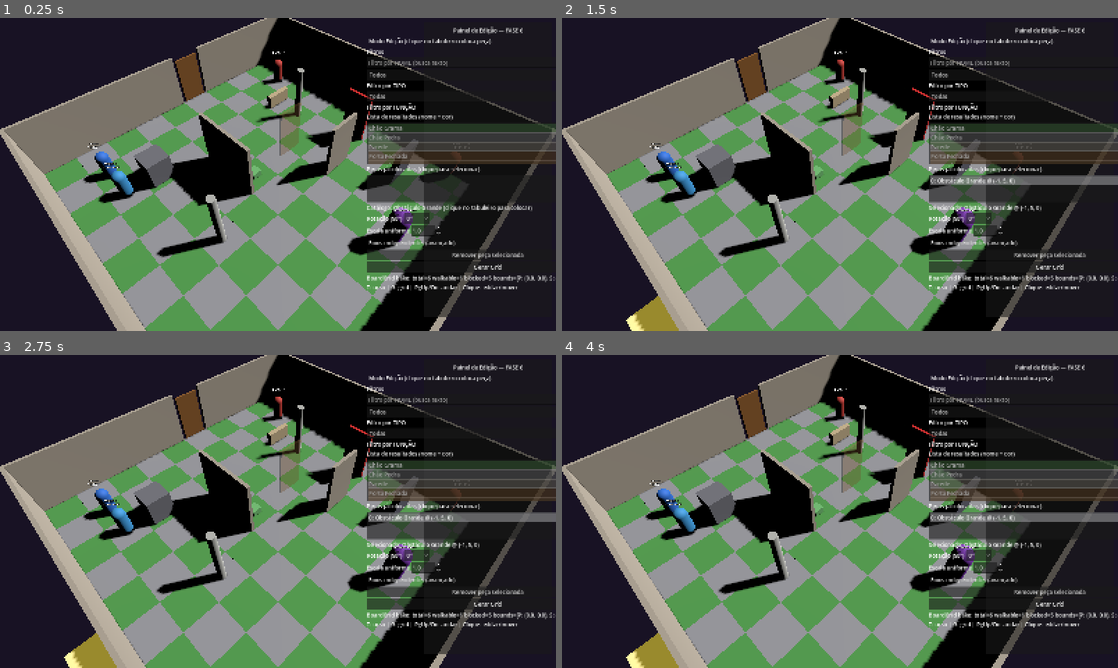
Above: before the commit, frames 1-4 (two rows, left to right).
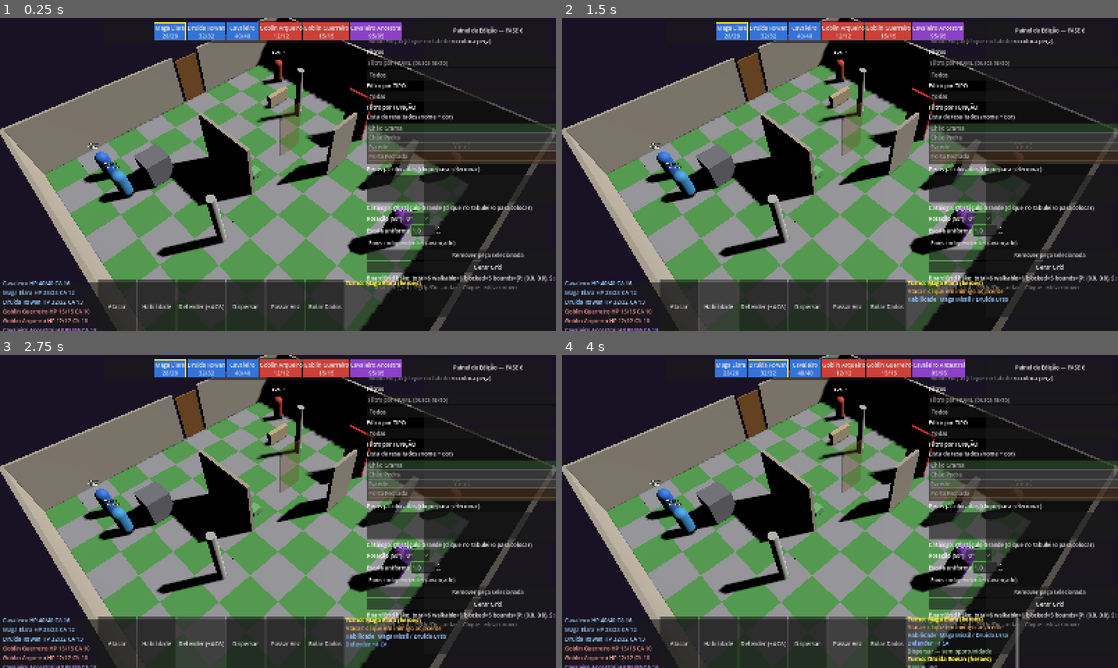
Above: after the commit, the same moments.

Repository: FalconiRod/Little-Sword
Game: Godot game, scene res://src/scenes/main.tscn
Two runs of this game, one before a commit and one after it. Both use one fixed random seed, a clock stepped at 60 frames per second and the inputs below.
Inputs (mouse positions are in pixels of both pictures, inside the frame that each line leads up to):
- Up to frame 1 (0.25 s): no input
- Up to frame 2 (1.5 s): click (678, 305) at 0.5 s, where only the run after the commit has a clickable "Atacar"; click (717, 305) at 1.25 s, where only the run after the commit has a clickable "Habilidade"
- Up to frame 3 (2.75 s): click (200, 642) at 2 s, where only the run after the commit has a clickable "Defender (+4 CA)"
- Up to frame 4 (4 s): click (806, 642) at 2.75 s, where only the run after the commit has a clickable "Dispersar"; click (845, 642) at 3.5 s, where only the run after the commit has a clickable "Passar Vez"

The runs differ from the first frame. In frame 1, 12% of the frame differs, in the area x 0-93%, y 0-100%; in frame 2, 14%; in frame 3, 14%; in frame 4, 15%, in the area x 0-100%, y 0-100%.

Commit message:
FASE 8 — Dice D4/D6/D8/D12/D20/D100 NdM+K + HUD ordem topo centro retratos clicaveis vitals acoes log dados popup

Diff:
--- a/src/autoload/dice_manager.gd
+++ b/src/autoload/dice_manager.gd
@@ -1,13 +1,39 @@
 extends Node
+
+signal roll_done(sides: int, result: int, is_crit: bool, is_fail: bool, label: String)
 
 func roll(sides: int) -> int:
 	return randi_range(1, sides)
 
-func roll_d6() -> int:
-	return roll(6)
+func roll_d4() -> int: return roll(4)
+func roll_d6() -> int: return roll(6)
+func roll_d8() -> int: return roll(8)
+func roll_d12() -> int: return roll(12)
+func roll_d20() -> int: return roll(20)
+func roll_d100() -> int: return roll(100)
+
+func roll_with_label(sides: int, label: String = "") -> Dictionary:
+	var r: int = roll(sides)
+	var is_crit: bool = (sides == 20 and r == 20)
+	var is_fail: bool = (sides == 20 and r == 1)
+	roll_done.emit(sides, r, is_crit, is_fail, label)
+	_show_popup(sides, r, is_crit, is_fail, label)
+	return {"roll": r, "crit": is_crit, "fail": is_fail}
+
+func _show_popup(sides: int, r: int, is_crit: bool, is_fail: bool, label: String) -> void:
+	var hud: Node = get_tree().get_first_node_in_group("hud") as Node
+	if hud and hud.has_method("show_dice"):
+		hud.call("show_dice", sides, r, is_crit, is_fail, label)
+	else:
+		# fallback: print
+		var txt: String = "D%d=%d %s" % [sides, r, label]
+		if is_crit:
+			txt += " CRIT!"
+		if is_fail:
+			txt += " FALHA!"
+		print("[Dice] ", txt)
 
 func hero_steps_from_roll(roll: int) -> int:
-	# 1-2 = 3 casas, 3-6 = 6 casas
 	if roll <= 2:
 		return 3
 	return 6
@@ -15,6 +41,7 @@
 func roll_hero_movement() -> Dictionary:
 	var r: int = roll_d6()
 	var steps: int = hero_steps_from_roll(r)
+	roll_with_label(6, "Movimento")
 	return {"roll": r, "steps": steps}
 
 func enemy_steps(definition: Resource) -> int:
@@ -23,7 +50,6 @@
 	return 4
 
 func parse_ndm(expr: String) -> Dictionary:
-	# "2d6+3" etc — simples
 	var s: String = expr.strip_edges().to_lower()
 	var parts: PackedStringArray = s.split("d")
 	if parts.size() != 2:
@@ -50,6 +76,11 @@
 	var m: int = d["m"] as int
 	var k: int = d["k"] as int
 	var total: int = k
+	var rolls: Array = []
 	for i: int in range(n):
-		total += roll(m)
+		var r: int = roll(m)
+		rolls.append(r)
+		total += r
+	roll_done.emit(m, total, false, false, expr)
+	_show_popup(m, total, false, false, expr)
 	return total
--- a/src/scenes/main.gd
+++ b/src/scenes/main.gd
@@ -32,8 +32,8 @@
 		_btn_roll.visible = false
 	_update_camera()
 	if _label_info and _board:
-		_label_info.text = "Little Sword REFEITO — FASE 7 | D20 vs CA | Clique unidade | Rolar Dados | A/D/F | G/T"
-	print_rich("[color=cyan][Main][/color] FASE 7 pronta. TILE=", _get_tile(), " Board ", _board.get("width"), "x", _board.get("height"), " floors=", _board.get("floors_n"))
+		_label_info.text = "Little Sword REFEITO — FASE 8 | HUD ordem topo | Retratos | Ações | Log | Dados"
+	print_rich("[color=cyan][Main][/color] FASE 8 pronta. TILE=", _get_tile(), " Board ", _board.get("width"), "x", _board.get("height"), " floors=", _board.get("floors_n"))
 	await get_tree().create_timer(0.2).timeout
 	if has_node("/root/TurnManager"):
 		var tm: Node = get_node("/root/TurnManager")
@@ -620,6 +620,24 @@
 		unit.global_position = get_node("/root/BoardGrid").call("grid_to_world", dest) as Vector3
 		get_node("/root/BoardGrid").call("place", unit, dest)
 
+func _focus_on_unit(unit: Node) -> void:
+	if unit == null or _camera_pivot == null:
+		return
+	var pos: Vector3 = unit.global_position
+	# move pivot to unit com tween
+	var tw: Tween = create_tween()
+	tw.tween_property(_camera_pivot, "global_position", Vector3(pos.x, _camera_pivot.global_position.y, pos.z), 0.35)
+	# fade retrato
+	var hud: Node = get_tree().get_first_node_in_group("hud") as Node
+	if hud:
+		var fade: Control = hud.get_node_or_null("PortraitFade") as Control
+		if fade:
+			fade.visible = true
+			fade.modulate.a = 0.0
+			var tw2: Tween = create_tween()
+			tw2.tween_property(fade, "modulate:a", 0.4, 0.15)
+			tw2.tween_property(fade, "modulate:a", 0.0, 0.15)
+
 func _update_camera() -> void:
 	if _camera_pivot == null:
 		return
--- a/src/scenes/main.tscn
+++ b/src/scenes/main.tscn
@@ -1,9 +1,10 @@
-[gd_scene load_steps=5 format=3 uid="uid://main_refeito_fase1"]
+[gd_scene load_steps=6 format=3 uid="uid://main_refeito_fase1"]
 
 [ext_resource type="Script" path="res://src/scenes/main.gd" id="1"]
 [ext_resource type="Script" path="res://src/board/board.gd" id="2"]
 [ext_resource type="Script" path="res://src/editor/map_editor.gd" id="3"]
 [ext_resource type="Script" path="res://src/movement/movement_manager.gd" id="4"]
+[ext_resource type="PackedScene" path="res://src/ui/hud.tscn" id="5"]
 
 [node name="Main" type="Node3D"]
 script = ExtResource("1")
@@ -110,9 +111,11 @@
 anchor_right = 0.5
 anchor_bottom = 0.0
 offset_left = -90.0
-offset_top = 12.0
+offset_top = 80.0
 offset_right = 90.0
-offset_bottom = 44.0
+offset_bottom = 112.0
 grow_horizontal = 2
 grow_vertical = 2
 text = "Rolar Dados"
+
+[node name="HUD" parent="CanvasLayer" instance=ExtResource("5")]
--- /dev/null
+++ b/src/ui/hud.gd
@@ -0,0 +1,234 @@
+extends Control
+## HUD Fase 8 — ordem topo, retratos clicáveis, vitals, ações, log, dados
+
+@onready var _turn_box: HBoxContainer = $TopBar/TurnOrder
+@onready var _vitals_box: VBoxContainer = $BottomBar/HBox/Vitals
+@onready var _actions_box: HBoxContainer = $BottomBar/HBox/Actions
+@onready var _log: RichTextLabel = $BottomBar/HBox/Log
+@onready var _dice_label: Label = $CenterDice
+
+var _board: Node = null
+
+func _ready() -> void:
+	add_to_group("hud")
+	# conecta sinais
+	if has_node("/root/TurnManager"):
+		var tm: Node = get_node("/root/TurnManager")
+		tm.connect("turn_changed", _on_turn_changed)
+		tm.connect("round_ended", _on_round_ended)
+	if has_node("/root/CombatSystem"):
+		var cs: Node = get_node("/root/CombatSystem")
+		cs.connect("attack_resolved", _on_attack_resolved)
+	if has_node("/root/DiceManager"):
+		var dm: Node = get_node("/root/DiceManager")
+		dm.connect("roll_done", _on_roll_done)
+	# ações
+	_setup_actions()
+	# tenta achar board
+	_board = get_tree().get_first_node_in_group("board") as Node
+	if _board == null and get_tree().current_scene:
+		_board = get_tree().current_scene.find_child("Board", true, false) as Node
+	_update_turn_order()
+	_update_vitals()
+	print("[HUD] pronto")
+
+func _setup_actions() -> void:
+	if _actions_box == null:
+		return
+	for c: Node in _actions_box.get_children():
+		c.queue_free()
+	var btns: Array = [
+		["Atacar", _on_atacar],
+		["Habilidade", _on_habilidade],
+		["Defender (+4 CA)", _on_defender],
+		["Dispersar", _on_dispersar],
+		["Passar Vez", _on_passar],
+		["Rolar Dados", _on_rolar],
+	]
+	for pair: Array in btns:
+		var b: Button = Button.new()
+		b.text = pair[0] as String
+		b.custom_minimum_size = Vector2(110, 32)
+		b.pressed.connect(pair[1] as Callable)
+		_actions_box.add_child(b)
+
+func _update_turn_order() -> void:
+	if _turn_box == null:
+		return
+	for c: Node in _turn_box.get_children():
+		c.queue_free()
+	var tm: Node = get_node_or_null("/root/TurnManager")
+	if tm == null or not tm.has_method("current_unit"):
+		return
+	var order: Array = tm.get("order") as Array if tm.get("order") != null else []
+	var cur: Node = tm.call("current_unit") as Node
+	for u: Node in order:
+		var btn: Button = Button.new()
+		var def: Resource = u.get("definition") as Resource
+		var name: String = String(def.get("display_name")) if def else "?"
+		var hp: int = int(u.get("current_hp")) if u.get("current_hp") != null else 0
+		var max_hp: int = int(def.get("hp_max")) if def else 0
+		btn.text = "%s\n%d/%d" % [name, hp, max_hp]
+		btn.custom_minimum_size = Vector2(90, 48)
+		var col: Color = Color(0.5,0.5,0.5)
+		if def:
+			var f: int = int(def.get("faction"))
+			if f == 0: col = Color(0.20,0.45,0.85)
+			elif f == 1: col = Color(0.80,0.25,0.22)
+			else: col = Color(0.55,0.25,0.78)
+		var style: StyleBoxFlat = StyleBoxFlat.new()
+		style.bg_color = col
+		if u == cur:
+			style.border_color = Color(1,0.9,0.2)
+			style.border_width_left = 3; style.border_width_right = 3; style.border_width_top = 3; style.border_width_bottom = 3
+		btn.add_theme_stylebox_override("normal", style)
+		btn.pressed.connect(func() -> void: _on_portrait_clicked(u))
+		_turn_box.add_child(btn)
+
+func _update_vitals() -> void:
+	if _vitals_box == null:
+		return
+	for c: Node in _vitals_box.get_children():
+		c.queue_free()
+	var board: Node = _board
+	if board == null:
+		board = get_tree().get_first_node_in_group("board") as Node
+	if board == null:
+		return
+	var units: Array = board.call("get_units") as Array if board.has_method("get_units") else []
+	for u: Node in units:
+		var def: Resource = u.get("definition") as Resource
+		var name: String = String(def.get("display_name")) if def else "?"
+		var hp: int = int(u.get("current_hp")) if u.get("current_hp") != null else 0
+		var max_hp: int = int(def.get("hp_max")) if def else 0
+		var ca: int = int(def.get("ca")) if def else 0
+		var lbl: Label = Label.new()
+		lbl.text = "%s HP %d/%d CA %d" % [name, hp, max_hp, ca]
+		var f: int = int(def.get("faction")) if def else 0
+		if f == 0: lbl.modulate = Color(0.6,0.8,1)
+		elif f == 1: lbl.modulate = Color(1,0.6,0.6)
+		else: lbl.modulate = Color(0.8,0.6,1)
+		_vitals_box.add_child(lbl)
+
+func _on_turn_changed(unit: Node, team: String) -> void:
+	_update_turn_order()
+	_update_vitals()
+	_log_add("[b]Turno: %s (%s)[/b]" % [String(unit.get("definition").get("display_name")), team], Color(1,0.9,0.3))
+	# fade retratos ao trocar de andar
+	var bg: Node = get_node_or_null("/root/BoardGrid")
+	if bg and unit.get("grid_pos") != null:
+		var floor_idx: int = int((unit.get("grid_pos") as Vector3i).z)
+		if bg.get("active_floor_index") != null and int(bg.get("active_floor_index")) != floor_idx:
+			# fade
+			var tw: Tween = create_tween()
+			modulate.a = 0.5
+			tw.tween_property(self, "modulate:a", 1.0, 0.25)
+
+func _on_round_ended(round: int) -> void:
+	_log_add("— Round %d —" % round, Color(0.7,0.7,0.7))
+
+func _on_attack_resolved(att: Node, def: Node, res: Dictionary) -> void:
+	var hit: bool = bool(res.get("hit"))
+	var crit: bool = bool(res.get("crit"))
+	var fail: bool = bool(res.get("fail"))
+	var dmg: int = int(res.get("dmg"))
+	var roll: int = int(res.get("roll"))
+	var total: int = int(res.get("total"))
+	var ca: int = int(res.get("ca_eff"))
+	var col: Color = Color(0.3,1,0.3) if hit else Color(1,0.3,0.3)
+	var txt: String = "%s → %s D20 %d (%d) vs CA %d %s dmg %d" % [
+		String(att.get("definition").get("display_name")),
+		String(def.get("definition").get("display_name")),
+		roll, total, ca, "CRIT! " if crit else ("FALHA! " if fail else ("ACERTO " if hit else "ERRO ")), dmg
+	]
+	_log_add(txt, col)
+	_update_vitals()
+	_update_turn_order()
+
+func _on_roll_done(sides: int, result: int, is_crit: bool, is_fail: bool, label: String) -> void:
+	var col: Color = Color(1,1,0.5)
+	if is_crit: col = Color(1,0.85,0.2)
+	if is_fail: col = Color(1,0.3,0.3)
+	_log_add("D%d=%d %s" % [sides, result, label], col)
+	show_dice(sides, result, is_crit, is_fail, label)
+
+func show_dice(sides: int, result: int, is_crit: bool, is_fail: bool, label: String) -> void:
+	if _dice_label == null:
+		return
+	var txt: String = "D%d: %d" % [sides, result]
+	if label != "":
+		txt += " %s" % label
+	if is_crit:
+		txt += " CRÍTICO!"
+	if is_fail:
+		txt += " FALHA!"
+	_dice_label.text = txt
+	_dice_label.visible = true
+	_dice_label.modulate = Color(1,1,0.5) if not is_crit and not is_fail else (Color(1,0.9,0.2) if is_crit else Color(1,0.3,0.3))
+	var tw: Tween = create_tween()
+	_dice_label.scale = Vector2(1.5,1.5)
+	tw.tween_property(_dice_label, "scale", Vector2.ONE, 0.25)
+	tw.tween_callback(func() -> void:
+		await get_tree().create_timer(1.2).timeout
+		_dice_label.visible = false
+	)
+
+func _log_add(text: String, color: Color) -> void:
+	if _log == null:
+		return
+	var hex: String = color.to_html(false)
+	_log.append_text("[color=#%s]%s[/color]\n" % [hex, text])
+	# auto scroll
+	await get_tree().process_frame
+	_log.scroll_to_line(_log.get_line_count())
+
+func _on_portrait_clicked(unit: Node) -> void:
+	print("[HUD] retrato clicado ", String(unit.get("definition").get("display_name")))
+	# foca câmera no herói (Main tem método)
+	var main: Node = get_tree().current_scene as Node
+	if main and main.has_method("_focus_on_unit"):
+		main.call("_focus_on_unit", unit)
+	else:
+		# fallback: seleciona unidade
+		if main and main.has_method("_select_unit"):
+			main.call("_select_unit", unit)
+
+func _on_atacar() -> void:
+	_log_add("Atacar: clique em inimigo adjacente", Color(1,0.7,0.3))
+	var main: Node = get_tree().current_scene as Node
+	if main:
+		main.set_meta("action_mode", "attack")
+
+func _on_habilidade() -> void:
+	var main: Node = get_tree().current_scene as Node
+	var sel: Node = main.get("_selected_unit") as Node if main and main.get("_selected_unit") != null else null
+	if sel and String(sel.get("definition").get("display_name")).contains("Rowan"):
+		if sel.has_method("transform_toggle"):
+			sel.call("transform_toggle")
+			_log_add("Fúria do Urso!", Color(0.4,0.9,0.4))
+			_update_vitals()
+	else:
+		_log_add("Habilidade: Maga Missil / Druida Urso", Color(0.6,0.8,1))
+
+func _on_defender() -> void:
+	var main: Node = get_tree().current_scene as Node
+	if main:
+		main.set("_is_defending", true)
+	_log_add("Defender +4 CA", Color(0.5,0.7,1))
+
+func _on_dispersar() -> void:
+	var main: Node = get_tree().current_scene as Node
+	if main:
+		main.set("_is_dispersar", true)
+	_log_add("Dispersar — sem oportunidade", Color(0.7,0.9,0.7))
+
+func _on_passar() -> void:
+	var tm: Node = get_node_or_null("/root/TurnManager")
+	if tm and tm.has_method("next_turn"):
+		tm.call("next_turn")
+		_log_add("Passou vez", Color(0.8,0.8,0.8))
+
+func _on_rolar() -> void:
+	var main: Node = get_tree().current_scene as Node
+	if main and main.has_method("_on_roll_pressed"):
+		main.call("_on_roll_pressed")
--- /dev/null
+++ b/src/ui/hud.tscn
@@ -0,0 +1,106 @@
+[gd_scene load_steps=2 format=3 uid="uid://hud_fase8"]
+
+[ext_resource type="Script" path="res://src/ui/hud.gd" id="1"]
+
+[node name="HUD" type="Control" groups=["hud"]]
+layout_mode = 3
+anchors_preset = 15
+anchor_right = 1.0
+anchor_bottom = 1.0
+grow_horizontal = 2
+grow_vertical = 2
+mouse_filter = 2
+script = ExtResource("1")
+
+[node name="TopBar" type="Panel" parent="."]
+layout_mode = 3
+anchors_preset = 5
+anchor_left = 0.5
+anchor_top = 0.0
+anchor_right = 0.5
+anchor_bottom = 0.0
+offset_left = -500.0
+offset_top = 8.0
+offset_right = 500.0
+offset_bottom = 72.0
+grow_horizontal = 2
+grow_vertical = 2
+
+[node name="TurnOrder" type="HBoxContainer" parent="TopBar"]
+layout_mode = 1
+anchors_preset = 15
+anchor_right = 1.0
+anchor_bottom = 1.0
+grow_horizontal = 2
+grow_vertical = 2
+offset_left = 8.0
+offset_top = 8.0
+offset_right = -8.0
+offset_bottom = -8.0
+alignment = 1
+
+[node name="BottomBar" type="Panel" parent="."]
+layout_mode = 3
+anchors_preset = 12
+anchor_top = 1.0
+anchor_right = 1.0
+anchor_bottom = 1.0
+offset_top = -140.0
+grow_horizontal = 2
+grow_vertical = 0
+
+[node name="HBox" type="HBoxContainer" parent="BottomBar"]
+layout_mode = 1
+anchors_preset = 15
+anchor_right = 1.0
+anchor_bottom = 1.0
+grow_horizontal = 2
+grow_vertical = 2
+offset_left = 8.0
+offset_top = 8.0
+offset_right = -8.0
+offset_bottom = -8.0
+
+[node name="Vitals" type="VBoxContainer" parent="BottomBar/HBox"]
+layout_mode = 2
+custom_minimum_size = Vector2(260, 0)
+
+[node name="Actions" type="HBoxContainer" parent="BottomBar/HBox"]
+layout_mode = 2
+alignment = 1
+custom_minimum_size = Vector2(600, 0)
+
+[node name="Log" type="RichTextLabel" parent="BottomBar/HBox"]
+layout_mode = 2
+custom_minimum_size = Vector2(320, 0)
+bbcode_enabled = true
+scroll_active = true
+
+[node name="CenterDice" type="Label" parent="."]
+layout_mode = 3
+anchors_preset = 8
+anchor_left = 0.5
+anchor_top = 0.5
+anchor_right = 0.5
+anchor_bottom = 0.5
+offset_left = -120.0
+offset_top = -24.0
+offset_right = 120.0
+offset_bottom = 24.0
+grow_horizontal = 2
+grow_vertical = 2
+horizontal_alignment = 1
+vertical_alignment = 1
+visible = false
+text = "D20: 20 CRÍTICO!"
+
+[node name="PortraitFade" type="ColorRect" parent="."]
+layout_mode = 3
+anchors_preset = 15
+anchor_right = 1.0
+anchor_bottom = 1.0
+grow_horizontal = 2
+grow_vertical = 2
+color = Color(0, 0, 0, 0)
+mouse_filter = 2
+visible = false
Binary file added: screenshots/debug_fase1_2958.png
Not shown, added: screenshots/debug_fase1_2958.png.import
Binary file added: screenshots/debug_fase1_2971.png
Binary file added: screenshots/debug_fase1_3007.png
Not shown, added: screenshots/debug_fase1_3007.png.import
Not shown, added: src/ai/enemy_ai.gd.uid
Not shown, added: src/autoload/turn_manager.gd.uid
Not shown, added: src/combat/combat_system.gd.uid
